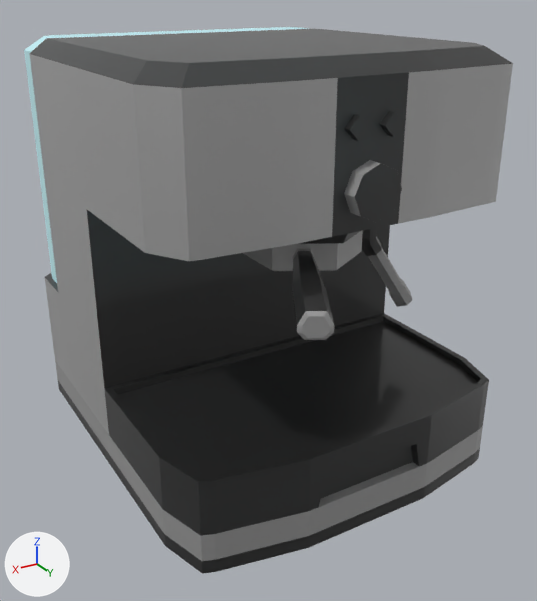
Two versions of the glTF model assets/imports/single_espresso_exportPrep.gltf, one commit apart.
Camera for both pictures: a 50 mm camera at (1.36, 2.34, 1.74) aimed at (0.04, 0.14, 0.64). Lighting does not change. The marker at lower left points along +X, +Y and +Z. Vertices at the same position are counted once.

Before the edit, the objects in view are built like this:
```python
me_cube = bpy.data.meshes.new('Cube')
me_cube.from_pydata(...)  # 4122 vertices, 8236 faces; spans x -0.65..0.65, y -0.75..0.93, z 0.0..1.55
# faces by material slot: [100, 1007, 1741, 4509, 879]
me_cube.materials.append(mat_material)  # white #e7e7e7
me_cube.materials.append(mat_clearplastic)  # cyan #ccf8ff
me_cube.materials.append(mat_shinysilver)  # grey #b4b4b4
me_cube.materials.append(mat_blackplastic)  # black #2c2c2c
me_cube.materials.append(mat_mutedsilver)  # light grey #c5c5c5
ob_espressomachine = bpy.data.objects.new('EspressoMachine', me_cube)
ob_espressomachine.location = (0.0, 0.0, 0.0)
```
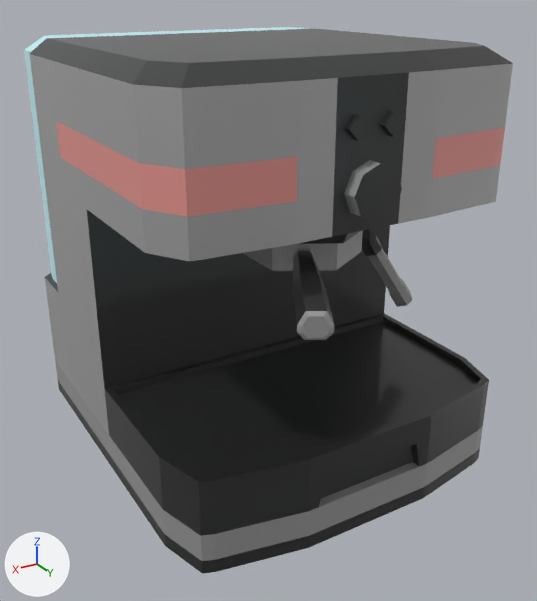
Boxes [x1, y1, x2, y2] around the edits, measured in the pictures (537 x 601 px):
part 1 of me_cube, cut back
    before: [53, 119, 505, 219]
    after: [319, 446, 414, 507]

Patch to the scene script:
```diff
--- a/assets/imports/single_espresso_exportPrep.gltf.py
+++ b/assets/imports/single_espresso_exportPrep.gltf.py
@@ mat_colorband @@
+mat_colorband = principled_material('ColorBand')
+mat_colorband.base_color = (0.8, 0.307, 0.281)  # pink #e79690
@@ me_cube @@
 # used by ob_espressomachine; location = (0.0, 0.0, 0.0)
-me_cube.from_pydata(...)  # 4122 vertices, 8236 faces; spans x -0.65..0.65, y -0.75..0.93, z 0.0..1.55
+me_cube.from_pydata(...)  # 1891 vertices, 3776 faces; spans x -0.65..0.65, y -0.75..0.93, z 0.0..1.55
+# me_cube part 1: 20 vertices moved within x -0.31..0.21, y 0.25..0.72, z 0.18..1.05; 2231 vertices removed from x -0.65..0.65, y -0.75..0.93, z 0.0..1.55
 me_cube.materials.append(mat_material)
@@ me_cube @@
 me_cube.materials.append(mat_mutedsilver)
+me_cube.materials.append(mat_colorband)  # pink #e79690
```
